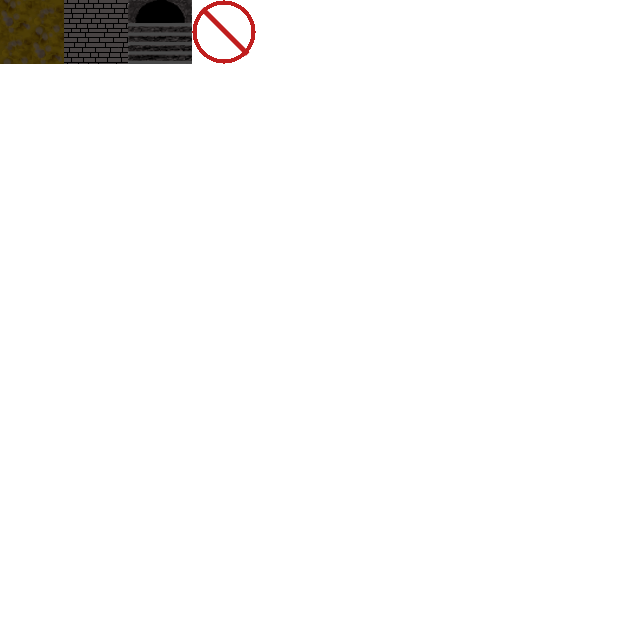
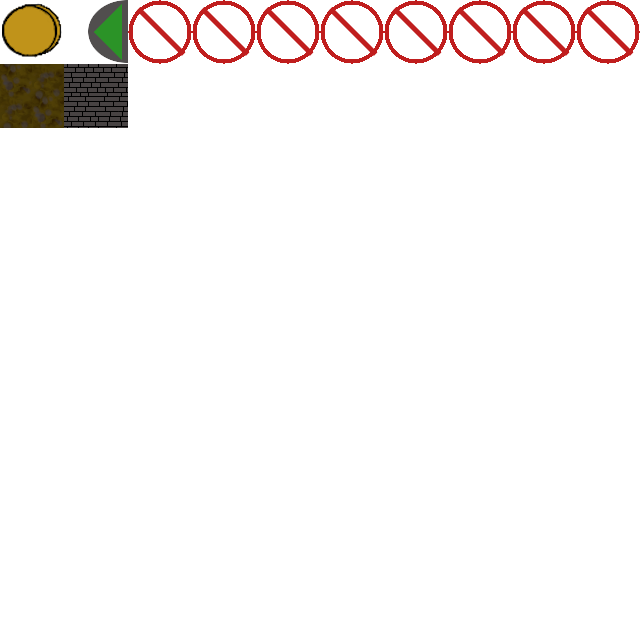
Before/after of a 640 × 640 layered artwork. What changed in the layer stack:
removed layer "brickwork" over [0, 0, 192, 64]
added layer "Overlay #1" above "Overlay #2" over [0, 0, 640, 128]
added layer "Overlay #2" above "Overlay" over [88, 0, 128, 63]
